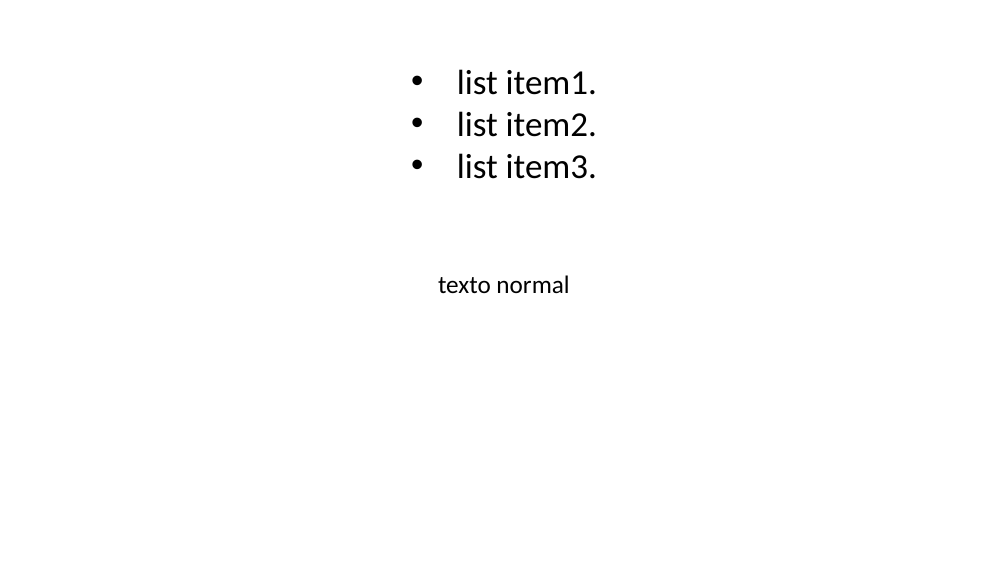
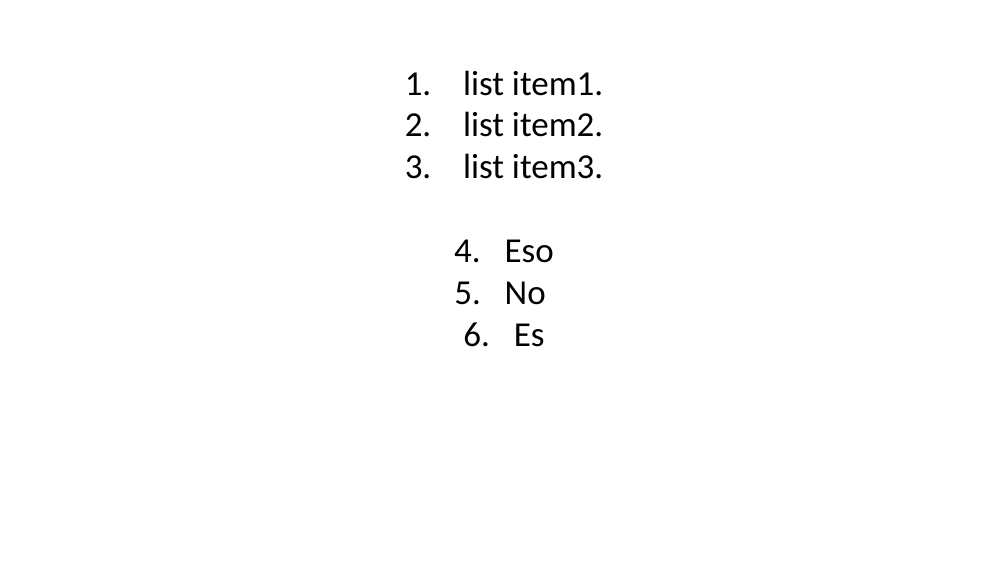
Before and after one commit to datagrovecr/md_ppt, a slide deck: slide 1 of md_ppt/test_results/test.pptx (slide 3 before the commit). Drawn at 1008x567 pixels with LibreOffice and Linux fonts; fonts in the diff are those of the drawing. Boxes give left, top, right and bottom in pixels: in the first picture for what was removed or moved away, otherwise in the second. Text is boxed around its words. In the diff, an @@ line names an element or a change of style, - is before the commit and + after.

Commit message:
ordered list ready

```diff
--- a/md_ppt/test_results/test.pptx
+++ b/md_ppt/test_results/test.pptx
@@ text at box(463, 70, 603, 179): bullet • to 1. @@
@@ text at box(505, 239, 554, 347): paragraphs added @@
+4. Eso
+5. No
+6. Es
@@ text removed at box(438, 275, 569, 293) @@
-texto normal
```
Also in this commit, not shown: 2 slides removed, 17 other files.
